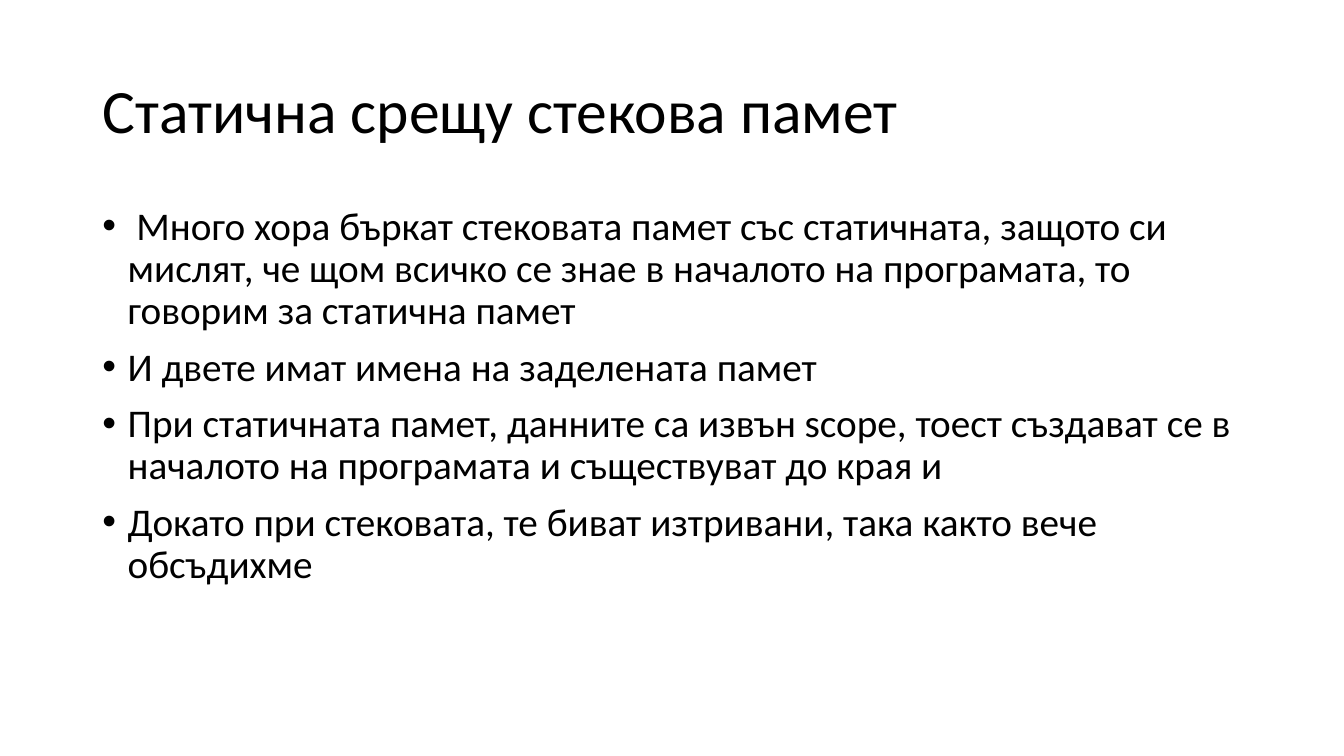
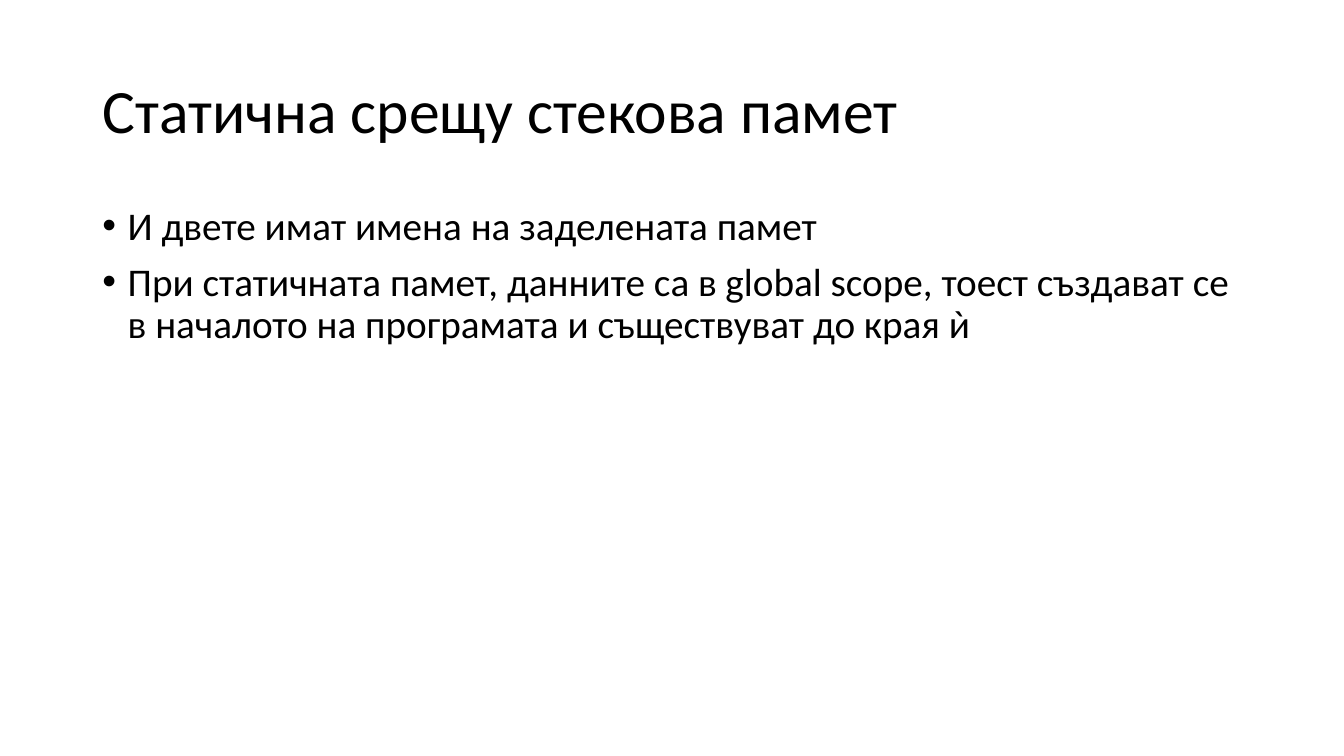
Before and after one commit to Mapmo/Uni-CPP, a slide deck: slide 14 of Introducing To Programming Materials/Consultation 3/Consultation3.pptx (slide 12 before the commit). Drawn at 1344x756 pixels with LibreOffice and Linux fonts; fonts in the diff are those of the drawing. Boxes give left, top, right and bottom in pixels: in the first picture for what was removed or moved away, otherwise in the second. Text is boxed around its words. In the diff, an @@ line names an element or a change of style, - is before the commit and + after.

```diff
--- a/Introducing To Programming Materials/Consultation 3/Consultation3.pptx
+++ b/Introducing To Programming Materials/Consultation 3/Consultation3.pptx
@@ text at [128,213,1167,331]: paragraph removed @@
-• Много хора бъркат стековата памет със статичната, защото си мислят, че щом всичко се знае в началото на програмата, то говорим за статична памет
@@ text at [128,268,1229,345]: text changed @@
-• При статичната памет, данните са извън scope, тоест създават се в началото на програмата и съществуват до края и
-• Докато при стековата, те биват изтривани, така както вече обсъдихме
+• При статичната памет, данните са в global scope, тоест създават се в началото на програмата и съществуват до края ѝ
```
Also in this commit, not shown: 5 other slides changed, 7 slides added.
